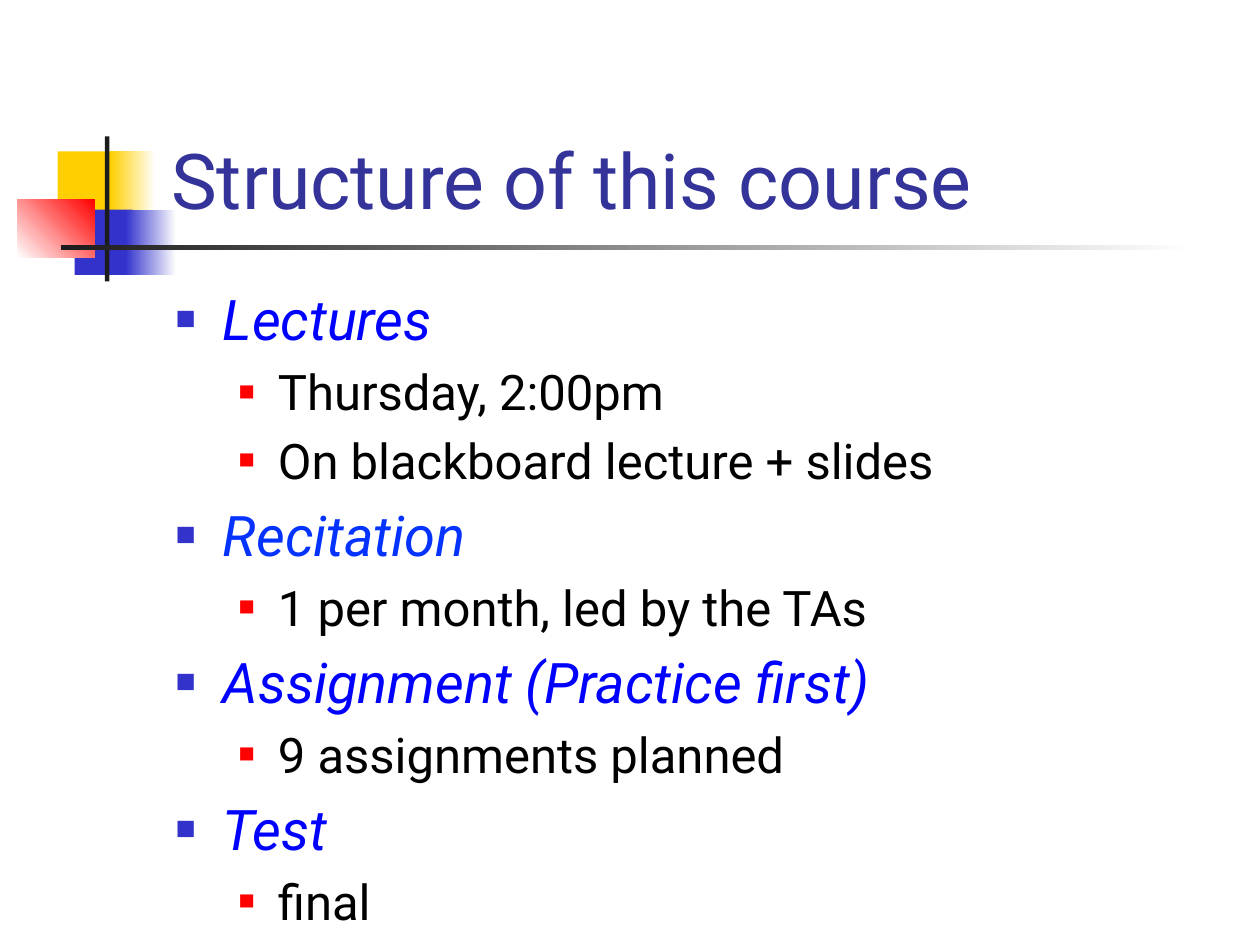
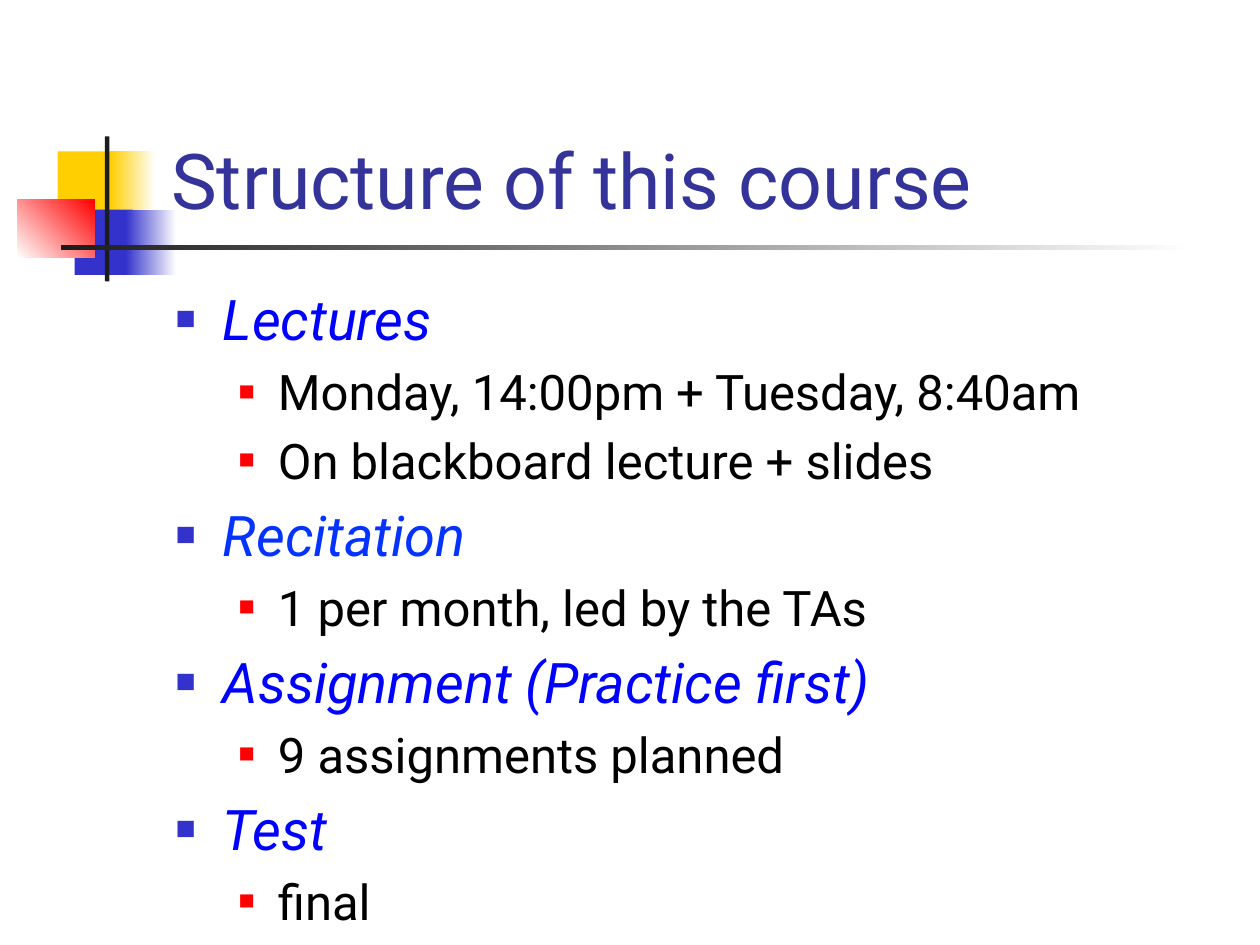
Before and after one commit to csslab-ustc/csslab-ustc.github.io, a slide deck: slide 11 of courses/theory/slides/lec01-overview.pptx. Drawn at 1260x945 pixels with LibreOffice and Linux fonts; fonts in the diff are those of the drawing. Boxes give left, top, right and bottom in pixels: in the first picture for what was removed or moved away, otherwise in the second. Text is boxed around its words. In the diff, an @@ line names an element or a change of style, - is before the commit and + after.

```diff
--- a/courses/theory/slides/lec01-overview.pptx
+++ b/courses/theory/slides/lec01-overview.pptx
@@ text at [278, 373, 1080, 421]: text changed @@
-  ■ Thursday, 2:00pm
+  ■ Monday, 14:00pm + Tuesday, 8:40am
```
Also in this commit, not shown: 2 other slides changed, 4 other files.
